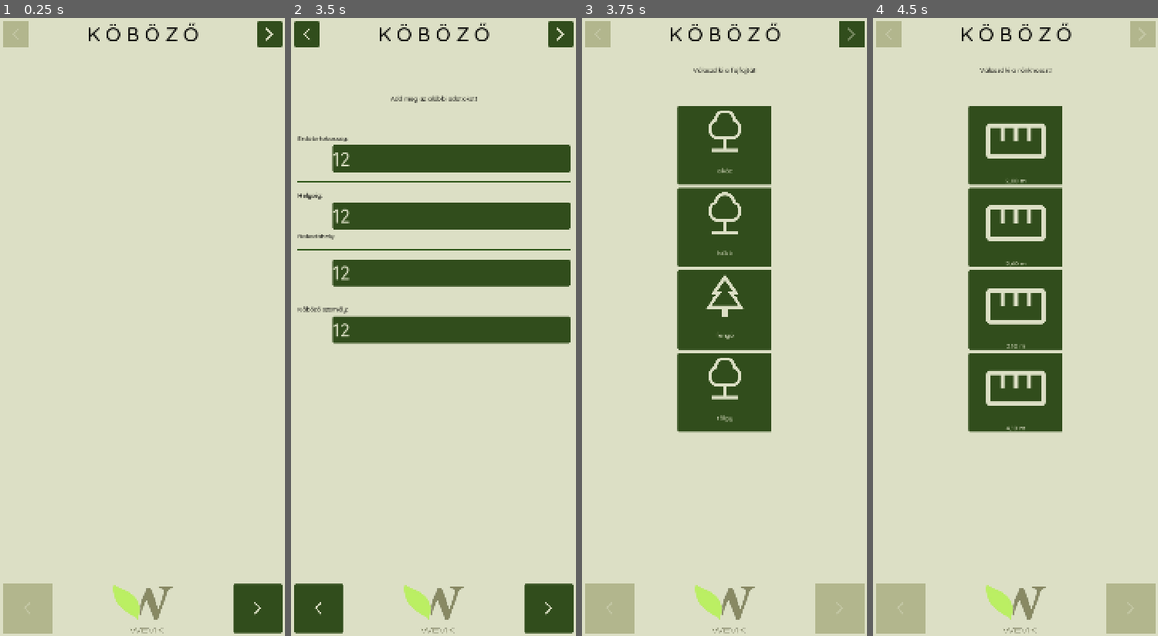
Above: before the commit, frames 1-4 (left to right).
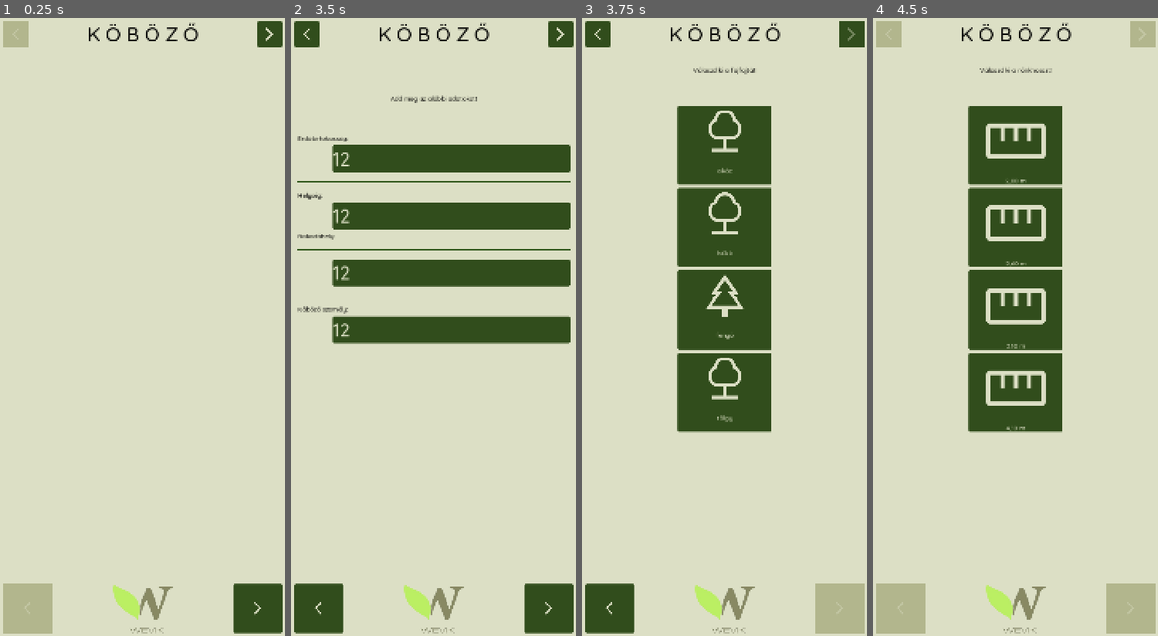
Above: after the commit, the same moments.

Repository: rolika/kob_g
Game: Godot game, scene res://main.tscn
The game is run twice, just before and just after one commit, with the same random seed, the same clock (stepped at 60 frames per second) and the same inputs.
Inputs (mouse positions are in pixels of both pictures, inside the frame that each line leads up to):
- Up to frame 1 (0.25 s): no input
- Up to frame 2 (3.5 s): click (558, 36) at 0.52 s; click (450, 160) at 1.27 s; type "12" at 1.35 s; click (450, 215) at 1.5 s; type "12" at 1.58 s; click (450, 271) at 1.73 s; type "12" at 1.82 s; click (450, 327) at 2.02 s; type "12" at 2.1 s; click (433, 605) at 2.75 s
- Up to frame 3 (3.75 s): click (849, 36) at 3.52 s
- Up to frame 4 (4.5 s): click "akác" at 4.25 s

Frames 1-2 are identical in both runs. In frame 3, 1.8% of the frame differs, in the area x 1-19%, y 0-100%; in frame 4, nothing differs.

Commit message:
return to session from type selection

Diff:
--- a/scripts/main.gd
+++ b/scripts/main.gd
@@ -39,7 +39,19 @@
 func _on_session_submitted() -> void:
     scene = TYPE_SCENE.instantiate()
     hud.change_screen(scene)
+    hud.enable_backward()
+    hud.backward.connect(_on_show_incomplete_session)
     scene.type_selected.connect(_on_type_selected)
+
+func _on_show_incomplete_session() -> void:
+    scene = SESSION_SCENE.instantiate()
+    hud.change_screen(scene)
+    scene.set_session()
+    hud.enable_forward()
+    hud.enable_backward()
+    hud.forward.connect(_on_session_submitted)
+    hud.backward.connect(_ready)
+    scene.check.connect(_on_check)
 
 func _on_type_selected(type: String) -> void:
     scene = LENGTH_SCENE.instantiate()
